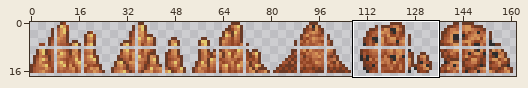
Two versions of one sprite sheet, Assets/Textures/Tiles/Archaea/PrimordialRubble3x2.png. Above: a wide view before the commit, with the close-up outlined.
Close-up. Before the edit:
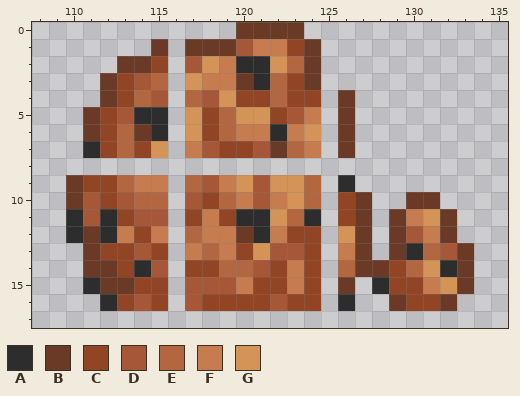
The file is 324x36 pixels, drawn in blocks of 2x2; one block is one cell here. Shown: x 108..135, y 0..17. The commit also changed other parts of the picture, which this record leaves out.
Palette (. is transparent): A #2d2d2d  B #6a3a26  C #924525  D #a55737  E #b36741  F #c67c4e  G #d49458
Pixels before, first column x 110:
 0 ..........BBBB..........
 1 .....B.BBBDFFCB.........
 2 ...BBC.DGFAAGEB.........
 3 ..BCDE.GFFBAECB.........
 4 ..BCED.EDGCCECC.B.......
 5 .BCDAA.GCEGGCDF.B.......
 6 .BCEBA.GCEFFAFG.B.......
 7 .ACECG.FDCCDBEF.B.......
 8 ........................
 9 BCCEFF.EDFGDGGE.A.......
10 BDCDEE.DCEFDFGE.CB..BB..
11 ADACDD.CFCAAGEA.CB.BFGB.
12 ABAFCF.EFFBAFCC.GB.BDFB.
13 .BCCDC.FEFCGDDC.FB.BAEDB
14 .BBCAD.CCEEDCFC.EBBCEGAB
15 .ABBCC.DDDFCCFC.B.ACCFGB
16 ..ACDC.DCCCCDCC.A..BCCB.
The result:
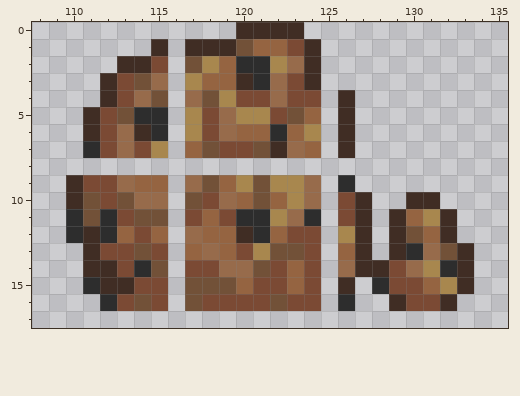
What changed:
{"colour":"B","old":"#6a3a26","new":"#402d24"}
{"colour":"C","old":"#924525","new":"#7b4a34"}
{"colour":"D","old":"#a55737","new":"#725138"}
{"colour":"E","old":"#b36741","new":"#976b4b"}
{"colour":"F","old":"#c67c4e","new":"#956441"}
{"colour":"G","old":"#d49458","new":"#a8874e"}
{"label":"changed","picture_box":[66,22,474,311]}
